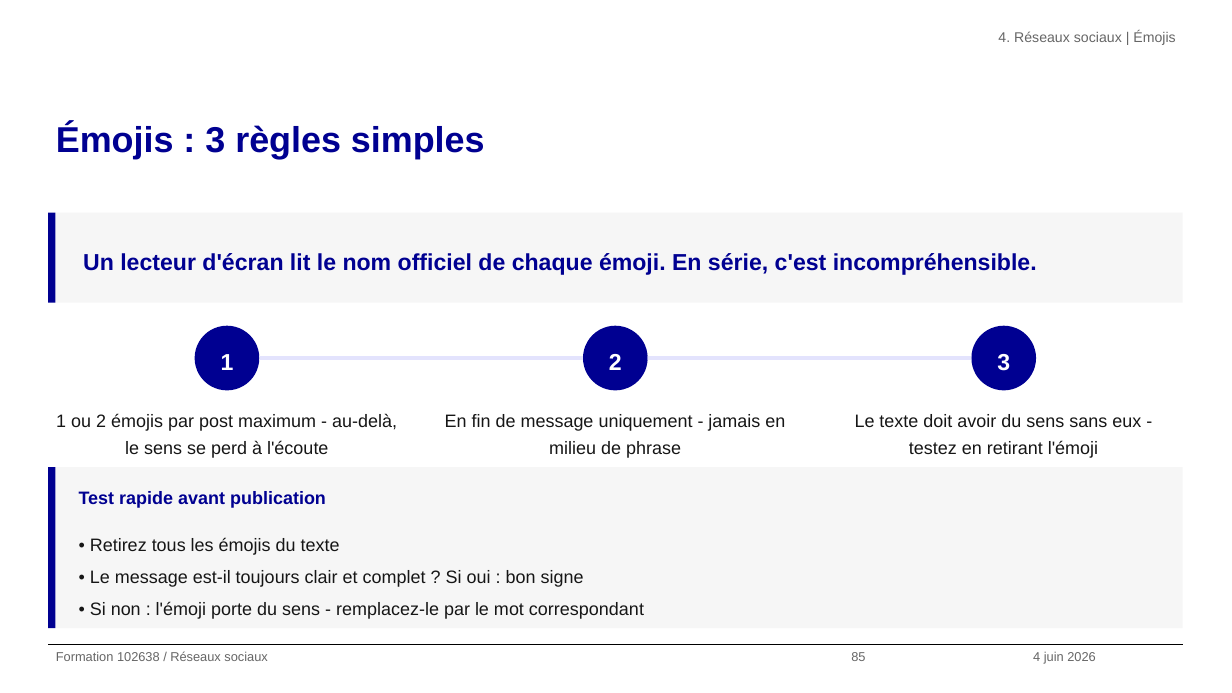
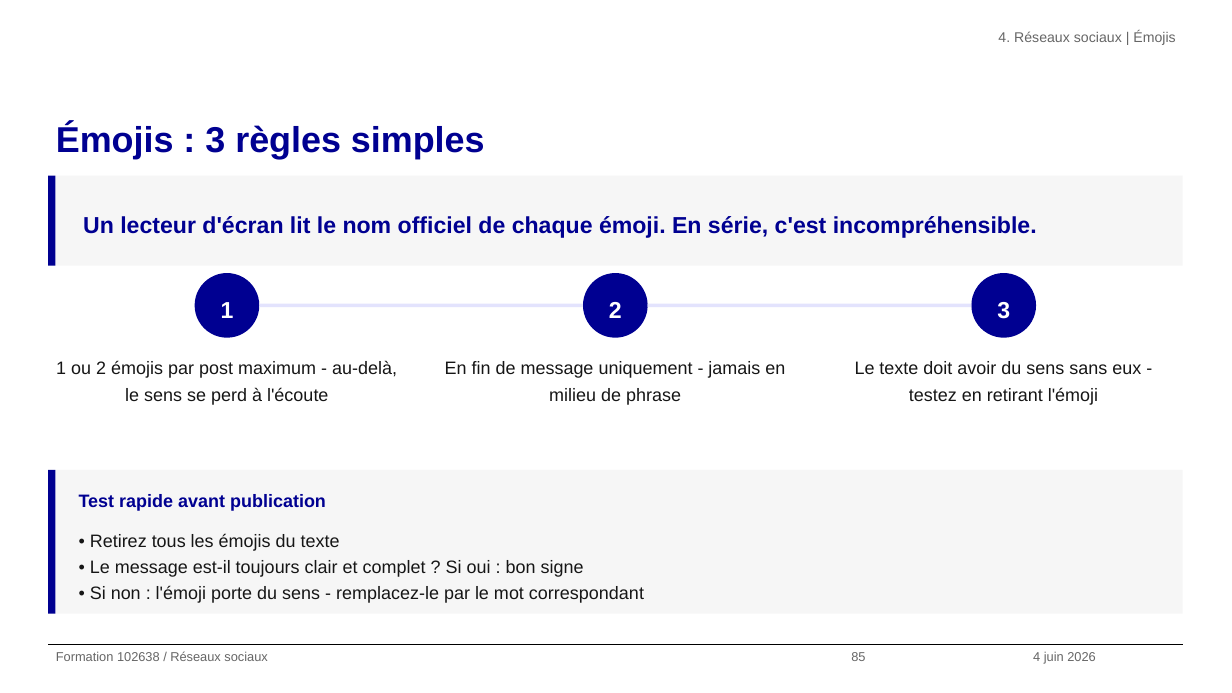
Before and after one commit to alexandra-guiderdoni/usine-fabrication-igpde-102846-ay11, a slide deck: slide 85 of formation-102638-juin-2026.pptx. Drawn at 1232x693 pixels with LibreOffice and Linux fonts; fonts in the diff are those of the drawing; background and template pictures are left out. Boxes give left, top, right and bottom in pixels: in the first picture for what was removed or moved away, otherwise in the second. Text is boxed around its words. In the diff, an @@ line names an element or a change of style, - is before the commit and + after.

```diff
--- a/formation-102638-juin-2026.pptx
+++ b/formation-102638-juin-2026.pptx
@@ 2 rectangles, 1 text: place and size @@
-2 rectangles, 1 text at [48,213,1183,302]
+2 rectangles, 1 text at [48,176,1183,265]
@@ 3 ellipses, 2 rectangles: place and size @@
-3 ellipses, 2 rectangles at [195,325,1036,390]
+3 ellipses, 2 rectangles at [195,274,1036,338]
@@ text "1 ou 2 émojis par ...": place and size @@
-text "1 ou 2 émojis par ..." at [56,413,397,458]
+text "1 ou 2 émojis par ..." at [56,361,397,405]
@@ text "En fin de message uniquement ...": place and size @@
-text "En fin de message uniquement ..." at [445,414,785,458]
+text "En fin de message uniquement ..." at [445,361,785,405]
@@ text "Le texte doit avoir du ...": place and size @@
-text "Le texte doit avoir du ..." at [855,414,1141,458]
+text "Le texte doit avoir du ..." at [855,361,1141,405]
@@ rectangle: place and size @@
-rectangle at [48,467,55,628]
+rectangle at [48,470,55,614]
@@ rectangle: place and size @@
-rectangle at [55,467,1183,628]
+rectangle at [55,470,1183,614]
@@ text "• Retirez tous les émojis ..." at [90,533,644,603]: line spacing 1.5 to 1.2 @@
```
Also in this commit, not shown: 17 other slides changed, 29 other files.
